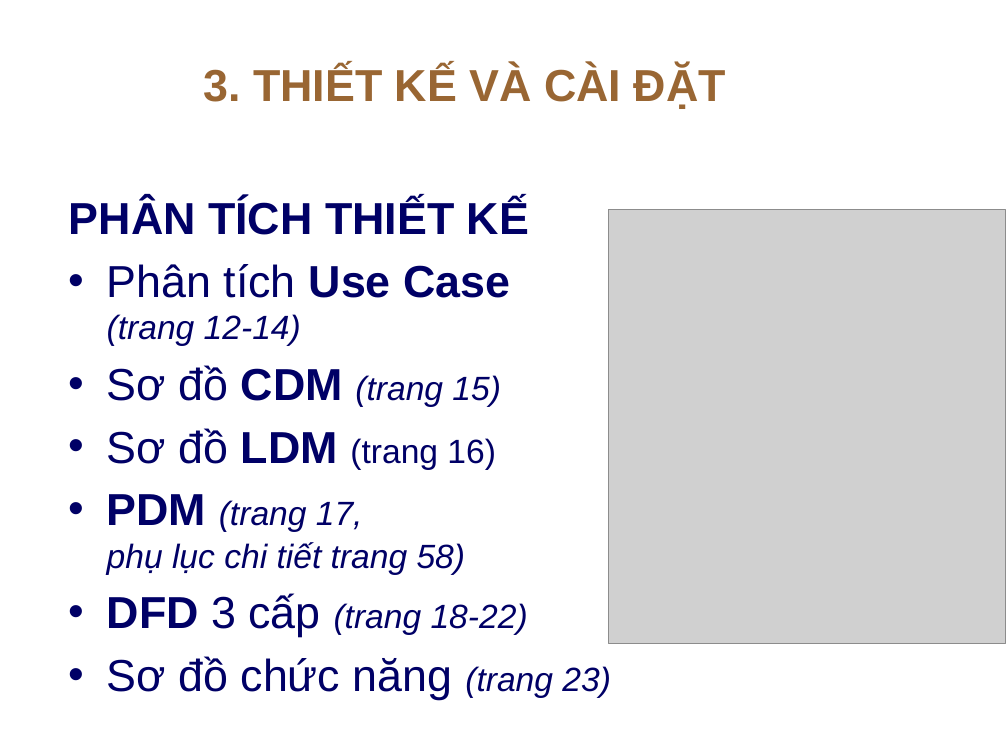
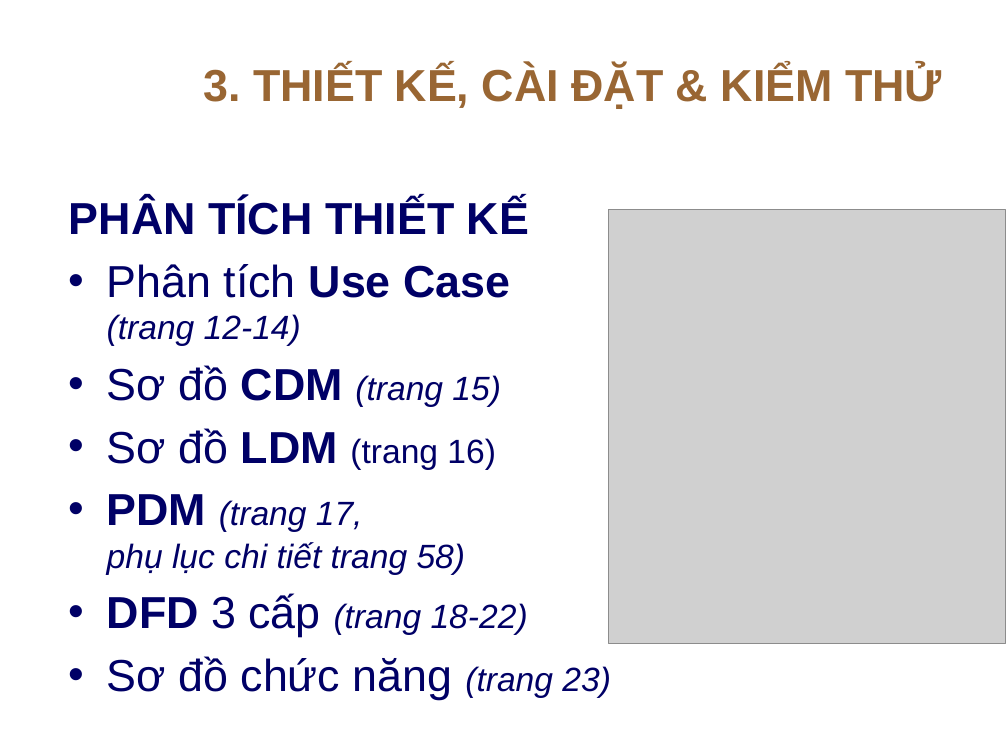
Before and after one commit to nhgiang196/luanvan, a slide deck: slide 13 of maubaocaolv.pptx (slide 14 before the commit). Drawn at 1008x756 pixels with LibreOffice and Linux fonts; fonts in the diff are those of the drawing; grey boxes stand for pictures; background and template pictures are left out. Boxes give left, top, right and bottom in pixels: in the first picture for what was removed or moved away, otherwise in the second. Text is boxed around its words. In the diff, an @@ line names an element or a change of style, - is before the commit and + after.

```diff
--- a/maubaocaolv.pptx
+++ b/maubaocaolv.pptx
@@ title at <box>203,66,942,109</box>: text changed @@
-3. THIẾT KẾ VÀ CÀI ĐẶT
+3. THIẾT KẾ, CÀI ĐẶT & KIỂM THỬ
```
Also in this commit, not shown: 11 other slides changed, 2 slides removed, 1 other file.
